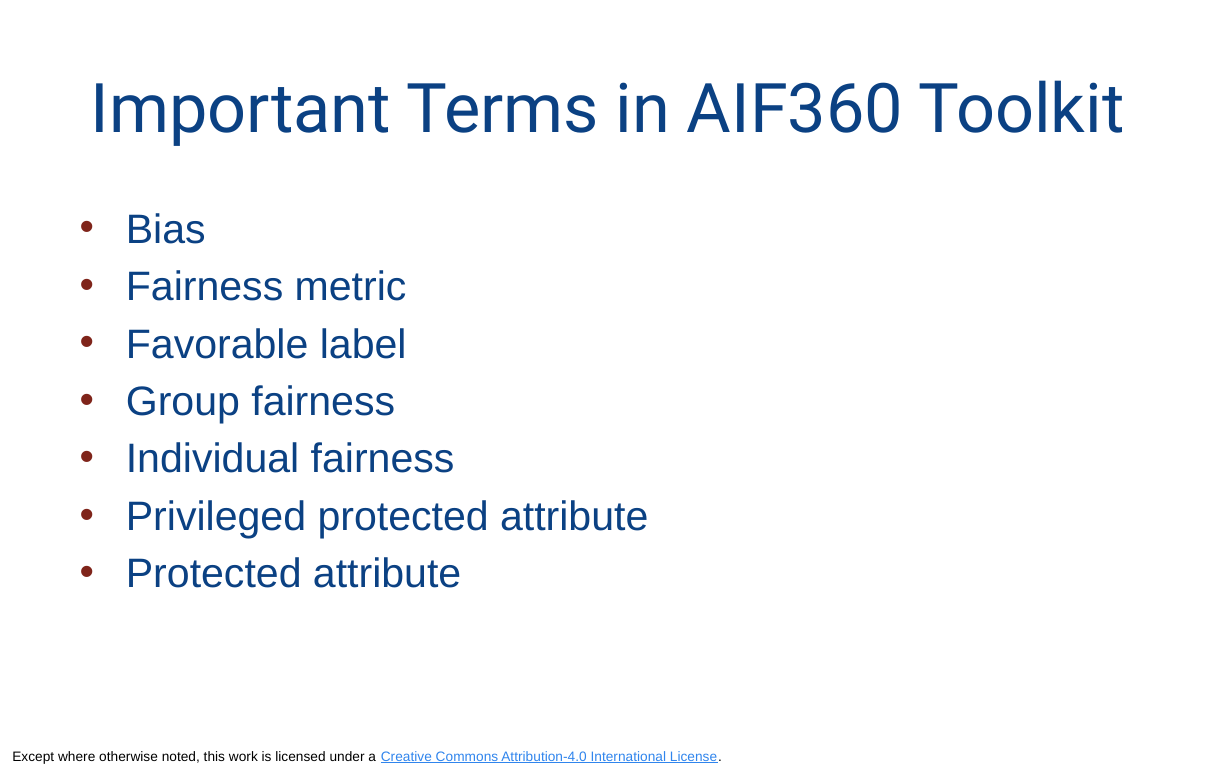
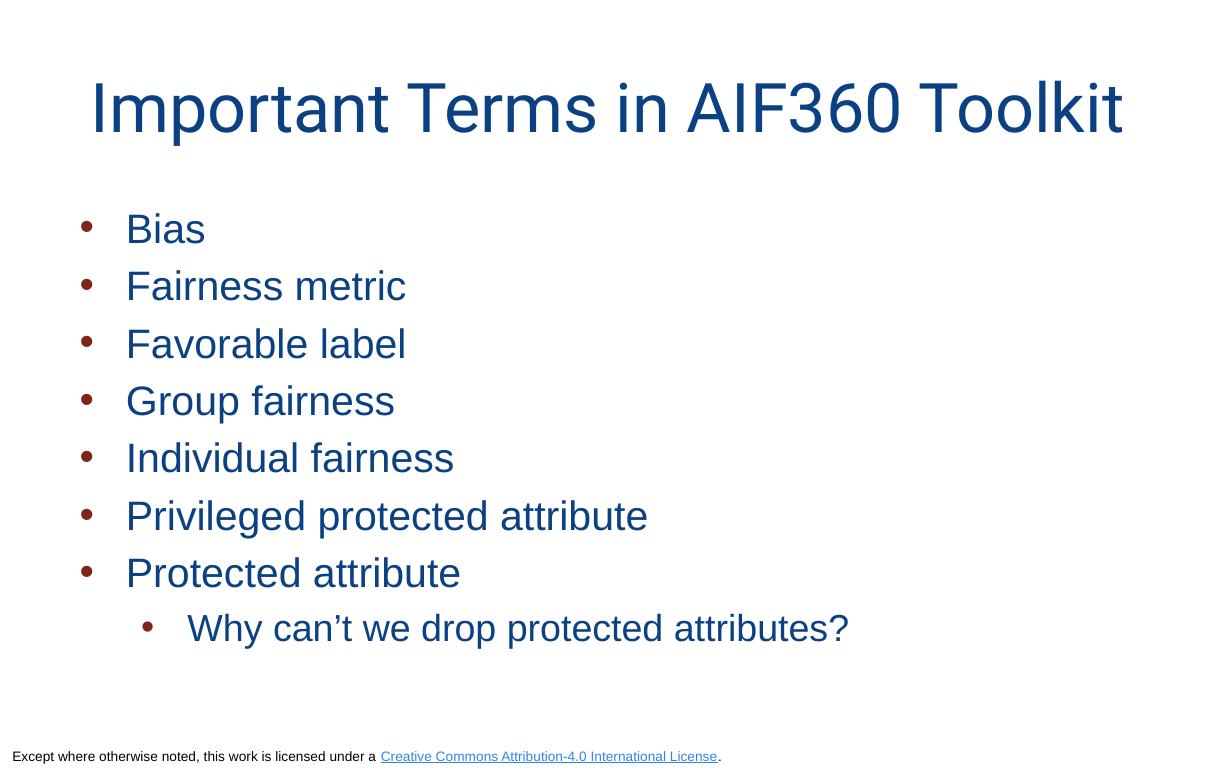
Before and after one commit to odpi/OpenDS4All, a slide deck: slide 19 of opends4all-resources/opends4all-ethics/AI-TRUST-Fairness-Aif360-intermediate.pptx (slide 14 before the commit). Drawn at 1232x770 pixels with LibreOffice and Linux fonts; fonts in the diff are those of the drawing. Boxes give left, top, right and bottom in pixels: in the first picture for what was removed or moved away, otherwise in the second. Text is boxed around its words. In the diff, an @@ line names an element or a change of style, - is before the commit and + after.

```diff
--- a/opends4all-resources/opends4all-ethics/AI-TRUST-Fairness-Aif360-intermediate.pptx
+++ b/opends4all-resources/opends4all-ethics/AI-TRUST-Fairness-Aif360-intermediate.pptx
@@ text at <box>187,613,849,648</box>: paragraph added @@
+  • Why can’t we drop protected attributes?
```
Also in this commit, not shown: 6 other slides changed, 5 slides added, 1 other file.
